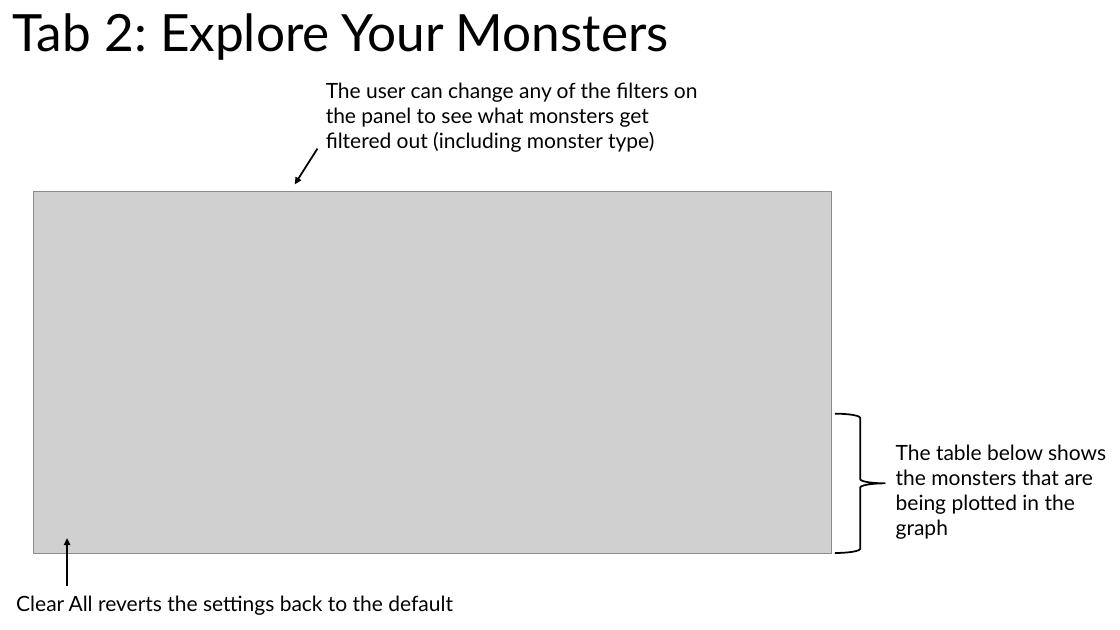
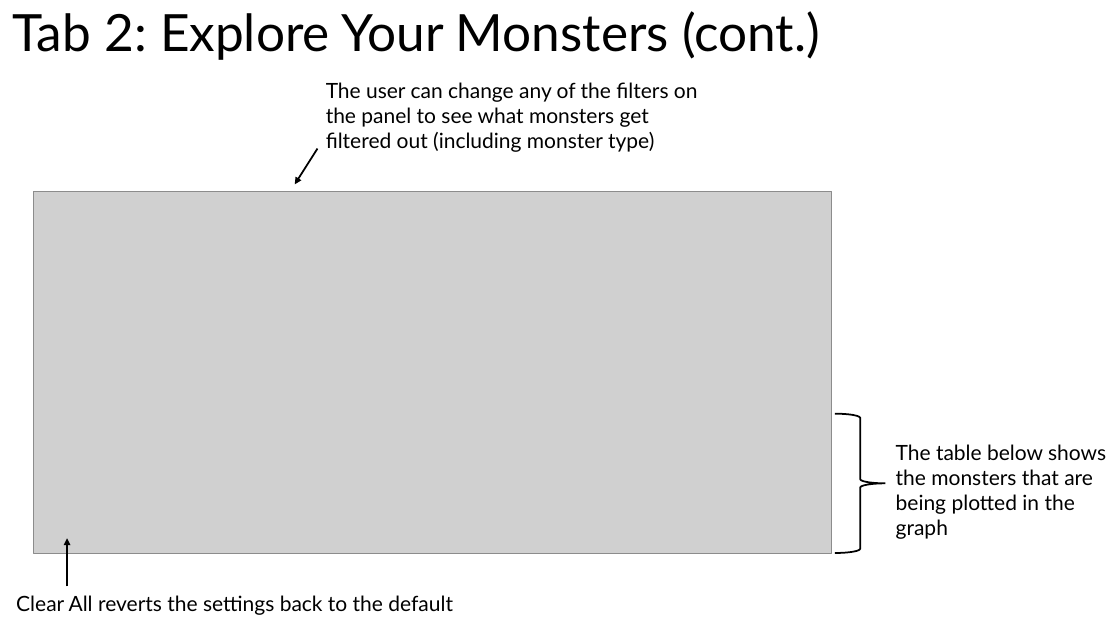
Before and after one commit to odelmas-sci/824-final, a slide deck: slide 11 of Monsters of Dungeons and Dragons.pptx. Drawn at 1120x630 pixels with LibreOffice and Linux fonts; fonts in the diff are those of the drawing; grey boxes stand for pictures. Boxes give left, top, right and bottom in pixels: in the first picture for what was removed or moved away, otherwise in the second. Text is boxed around its words. In the diff, an @@ line names an element or a change of style, - is before the commit and + after.

```diff
--- a/Monsters of Dungeons and Dragons.pptx
+++ b/Monsters of Dungeons and Dragons.pptx
@@ title at [12,11,820,60]: text changed @@
-Tab 2: Explore Your Monsters
+Tab 2: Explore Your Monsters (cont.)
```
Also in this commit, not shown: 13 other slides changed, 1 slide added.
